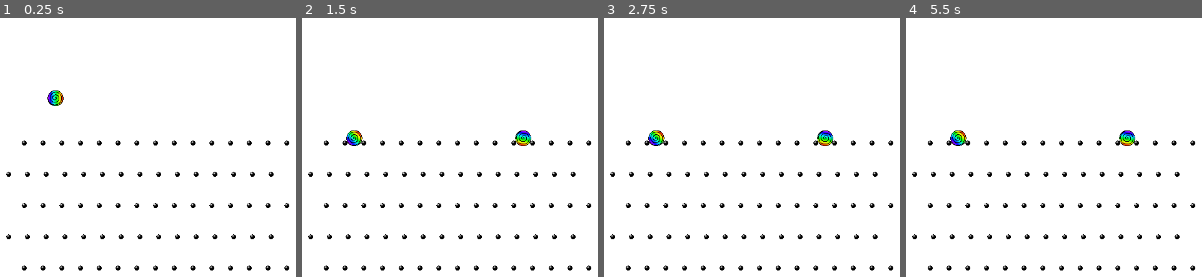
Above: before the commit, frames 1-4 (left to right).
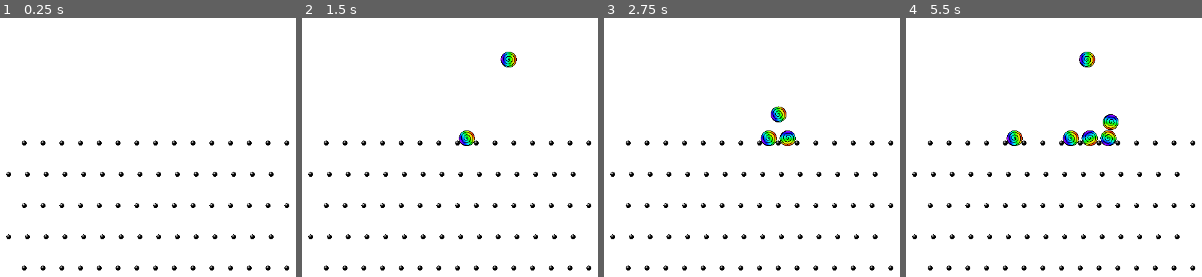
Above: after the commit, the same moments.

Repository: Discordanian/Quincunx
Game: Godot game, scene res://scenes/board.tscn
Same seed, same stepped clock (60 frames per second), same inputs: the game is played once before the commit and once after it. Before the commit the project has no main scene; this scene is started directly in both runs.
Inputs:
- Up to frame 1 (0.25 s): no input
- Up to frame 2 (1.5 s): no input
- Up to frame 3 (2.75 s): tap Enter at 2 s
- Up to frame 4 (5.5 s): tap Space at 4.25 s

The runs differ from the first frame. In frame 1, 0.3% of the frame differs, in the area x 15-22%, y 27-34%; in frame 2, 1.1%; in frame 3, 1.4%; in frame 4, 2.2%, in the area x 14-78%, y 12-50%.

Commit message:
Dropping Balls

Diff:
--- a/project.godot
+++ b/project.godot
@@ -11,6 +11,7 @@
 [application]
 
 config/name="Quincunx"
+run/main_scene="uid://dx57dsl0ssf2o"
 config/features=PackedStringArray("4.4", "GL Compatibility")
 config/icon="res://icon.svg"
 
--- a/scripts/board.gd
+++ b/scripts/board.gd
@@ -6,6 +6,8 @@
 const num_of_pins_per_row: int = 15
 const num_of_pin_rows: int = 5
 @export var distance_between_rows: int
+@export var balls_per_second: int
+var total_delta: float = 0.0
 
 
 func create_pin_board() -> void:
@@ -31,14 +33,35 @@
 
 	create_pin_board()
 
-	var ball1 = ball_scene.instantiate()
-	ball1.position = Vector2(100, 100)
-	add_child(ball1)
-	var ball2 = ball_scene.instantiate()
-	ball2.position = Vector2(400, -100)
-	add_child(ball2)
+	var timer = Timer.new()
+	add_child(timer)
+	timer.wait_time = 1.0
+	timer.autostart = true
+	timer.connect("timeout", drop_ball)
 
+	drop_ball()
+
+	#var ball1 = ball_scene.instantiate()
+	#ball1.position = Vector2(100, 100)
+	#add_child(ball1)
+	#var ball2 = ball_scene.instantiate()
+	#ball2.position = Vector2(400, -100)
+	#add_child(ball2)
+
+
+func drop_ball() -> void:
+	print("drop ball called")
+	var ball = ball_scene.instantiate()
+	var bally:int = -50
+
+	var ballx = randi() % (350 - 250 + 1) + 250
+	ball.position = Vector2(ballx, bally)
+	add_child(ball)
 
 # Called every frame. 'delta' is the elapsed time since the previous frame.
 func _process(delta: float) -> void:
-	pass
+	total_delta += delta
+	print(total_delta)
+	if total_delta > 1:
+		total_delta = 0.0
+		drop_ball()
